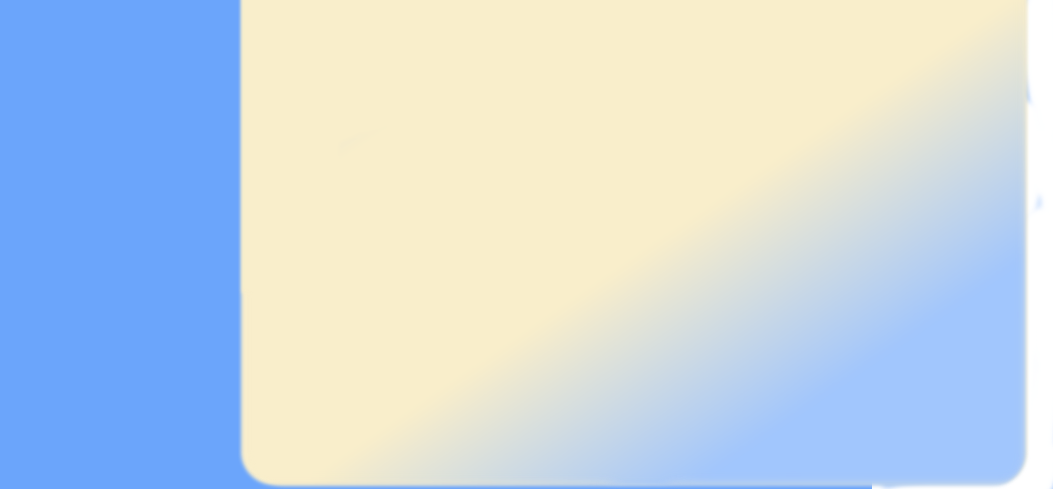
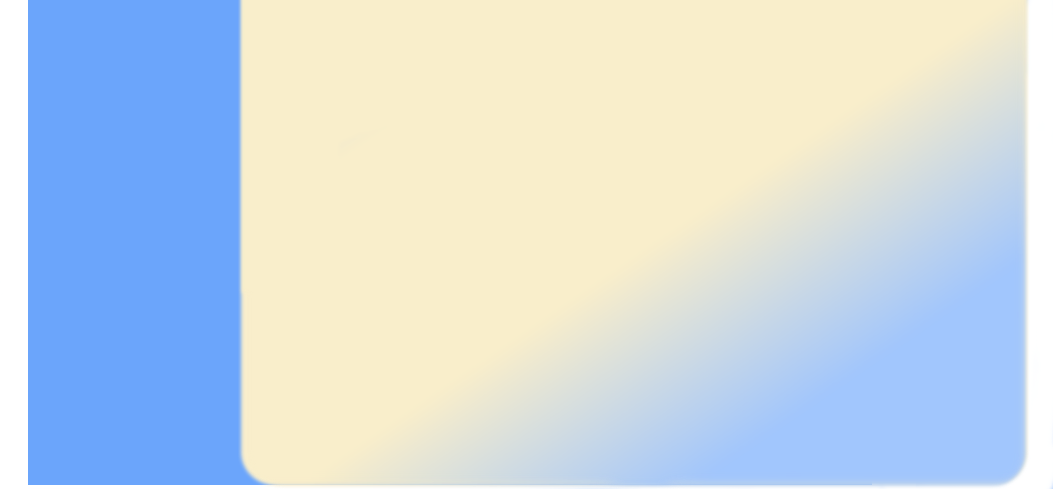
Before/after of a 1053px x 489px layered artwork. What changed in the layer stack:
painted on "Background" over [0,0,1046,489]
